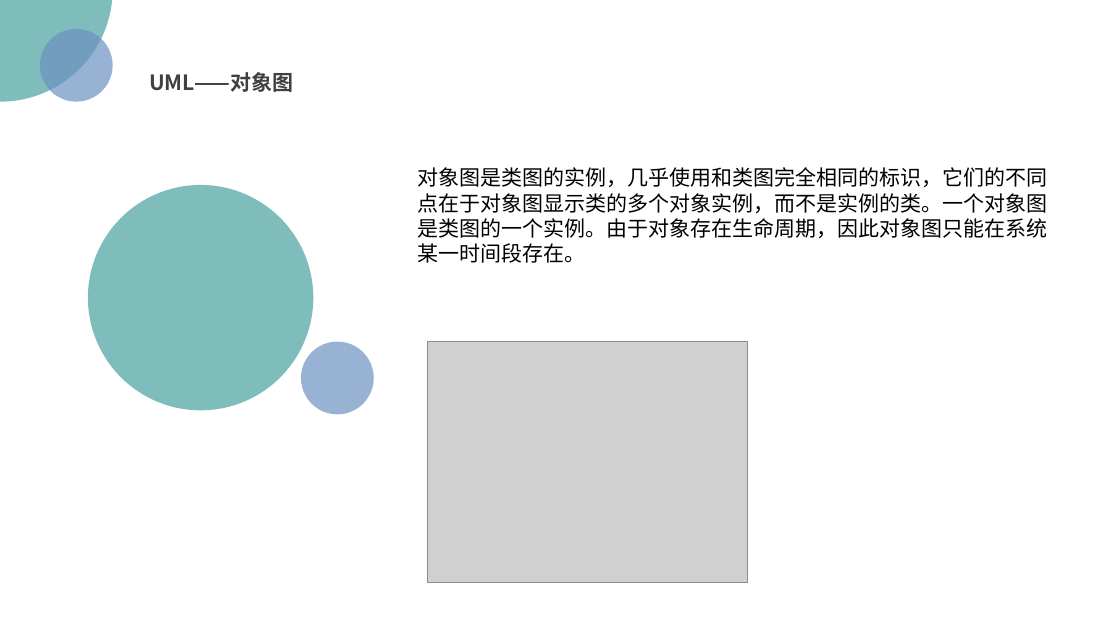
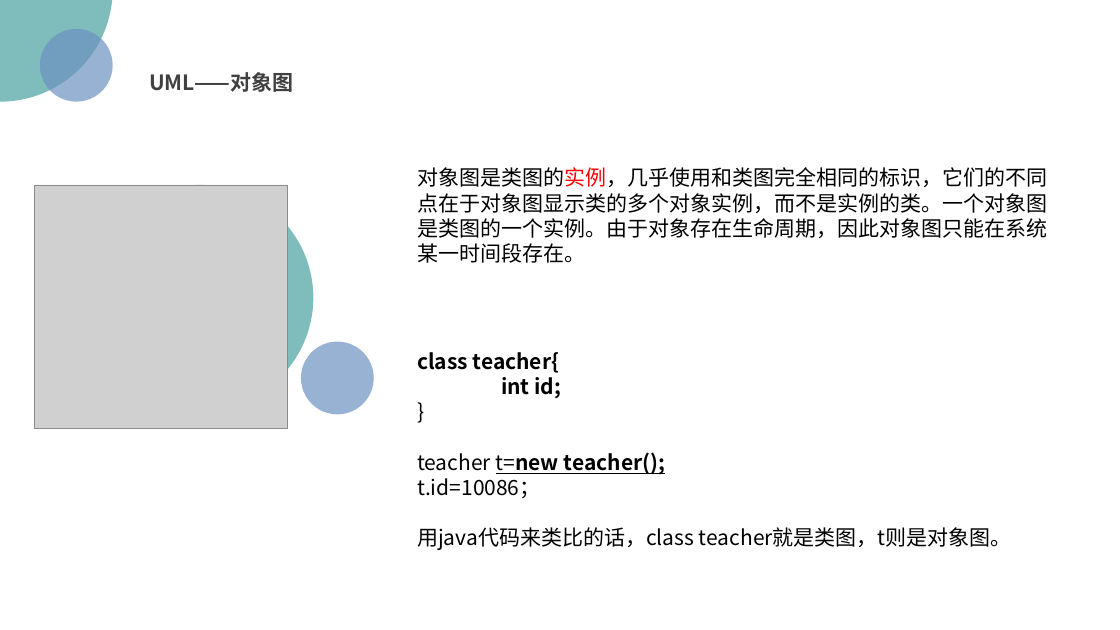
Before and after one commit to PRD2018/PRD2018-G15, a slide deck: slide 35 of 受控文档/02-其他任务/[PRD-15]UML概述.pptx. Drawn at 1120x630 pixels with LibreOffice and Linux fonts; fonts in the diff are those of the drawing; grey boxes stand for pictures; background and template pictures are left out. Boxes give left, top, right and bottom in pixels: in the first picture for what was removed or moved away, otherwise in the second. Text is boxed around its words. In the diff, an @@ line names an element or a change of style, - is before the commit and + after.

```diff
--- a/受控文档/02-其他任务/[PRD-15]UML概述.pptx
+++ b/受控文档/02-其他任务/[PRD-15]UML概述.pptx
@@ text "对象图是类图的实例，几乎使用和类图完全相同的标识，它们的不同点在于对象图显示类的多个对象实例，而不是实例的类。一个对象图 ..." at (x1=417, y1=167, x2=1047, y2=263): text colour #000000 to #FF0000 in "对象图是类图的实例，几乎使用和类图完全相同的标识，它们的不同点在于对象图显示类的多个对象实例，而不是实例的类。一个对象图 ..." @@
@@ picture added at (x1=34, y1=185, x2=287, y2=429) @@
@@ text added at (x1=417, y1=352, x2=1012, y2=550), 18 pt, text #000000 @@
+class teacher{
+int id;
+}
+teacher t=new teacher();
+t.id=10086；
+用java代码来类比的话，class teacher就是类图，t则是对象图。
@@ picture removed at (x1=428, y1=342, x2=748, y2=583) @@
```
Also in this commit, not shown: 20 other slides changed, 1 slide added, 1 slide removed, 2 other files.
